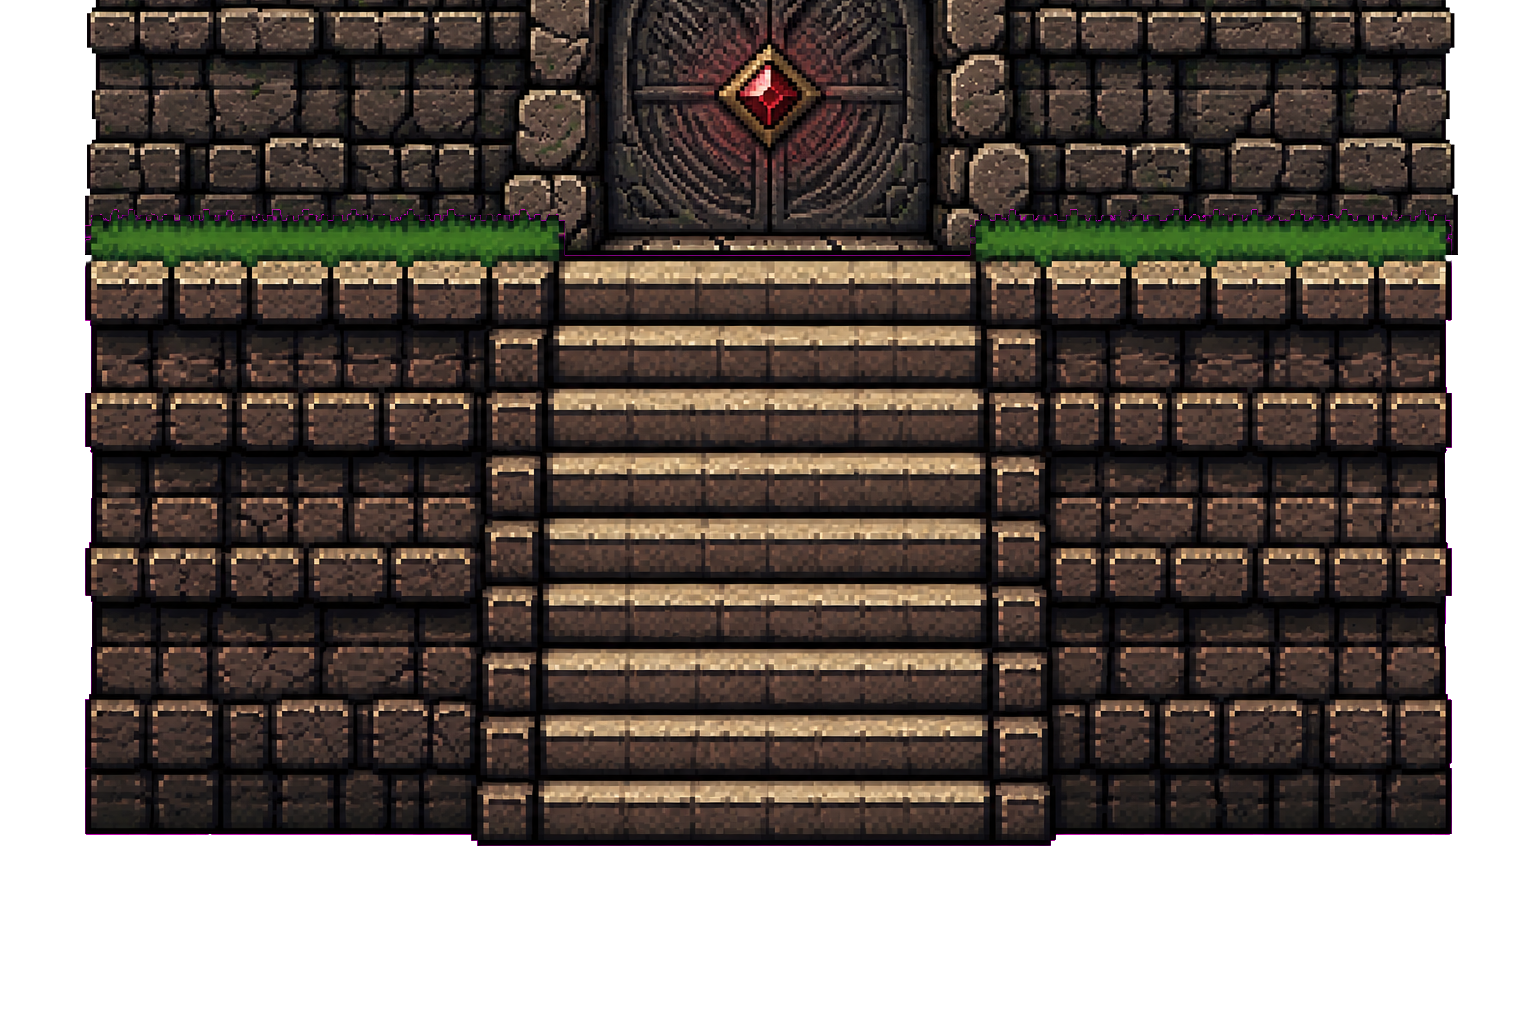
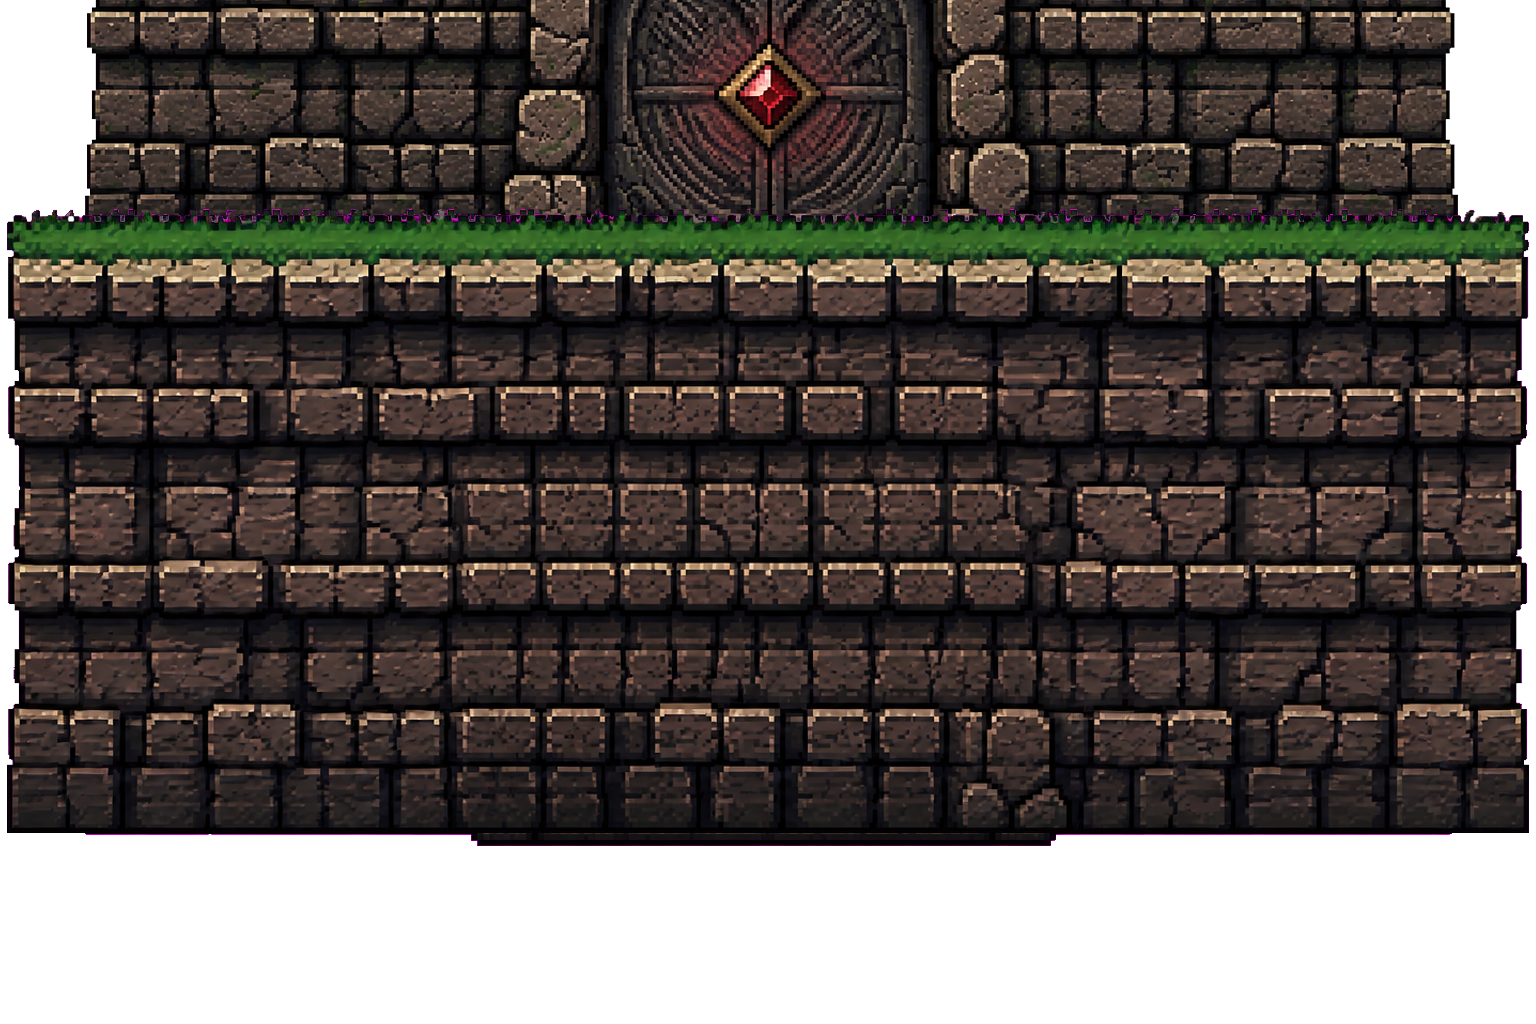
Layered file, before and after one edit (1536x1024). Changes by layer:
added layer "Layer 2" above "Layer 1" over [7, 209, 1529, 833]